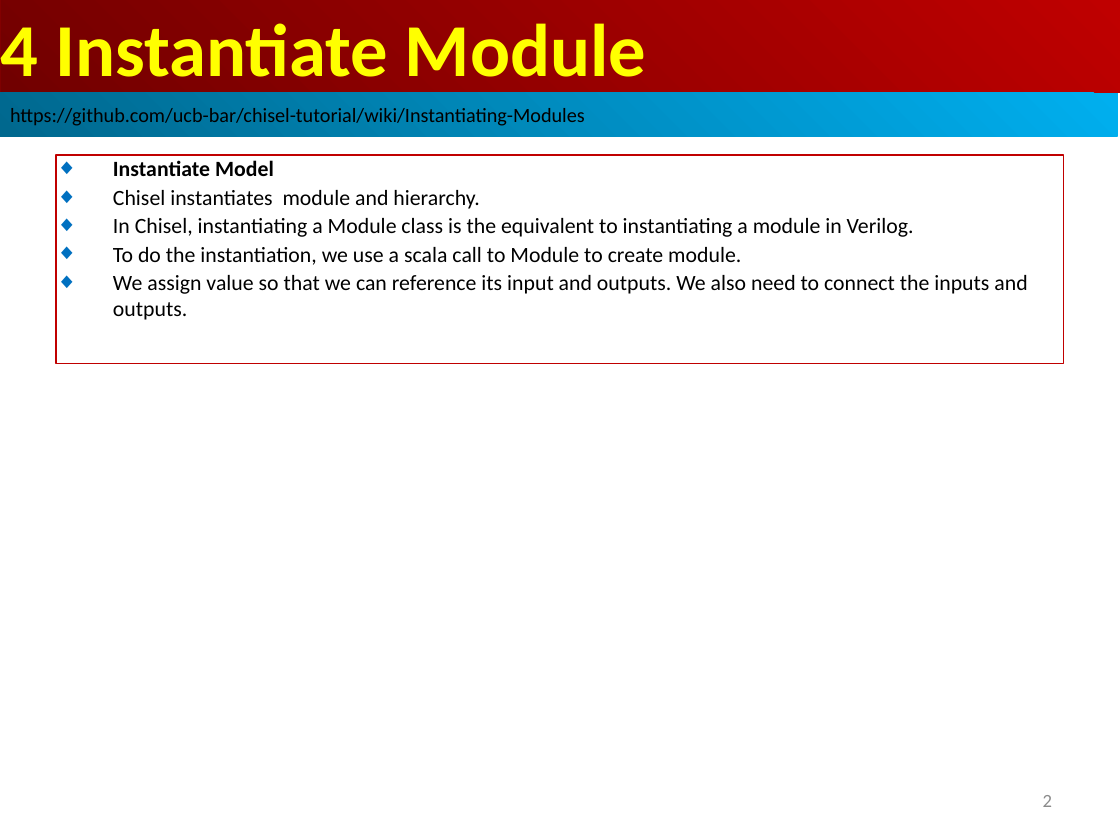
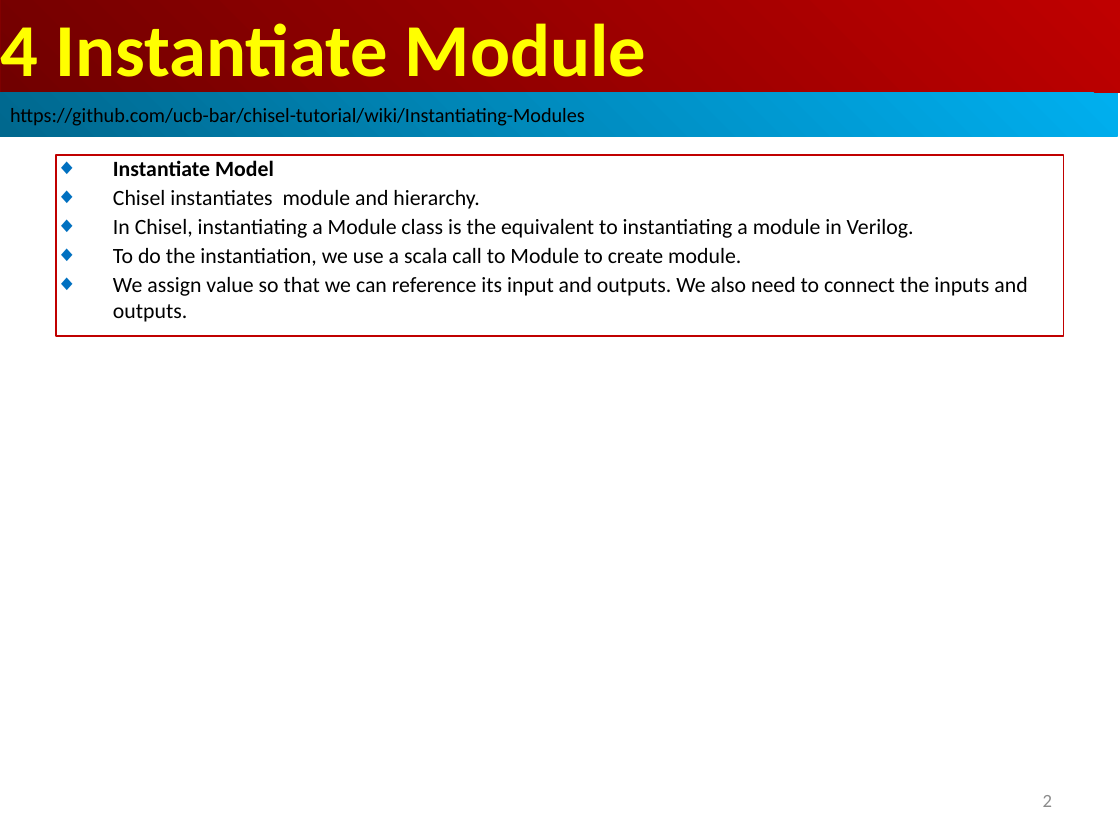
Before and after one commit to peterhchen/AIU_CS800_Chisel, a slide deck: slide 2 of 700_Dev_Guide/004_Module/000_Video/004_Module.ppt. Drawn at 1120x840 pixels with LibreOffice and Linux fonts; fonts in the diff are those of the drawing. Boxes give left, top, right and bottom in pixels: in the first picture for what was removed or moved away, otherwise in the second. Text is boxed around its words. In the diff, an @@ line names an element or a change of style, - is before the commit and + after.

```diff
--- a/700_Dev_Guide/004_Module/000_Video/004_Module.ppt
+++ b/700_Dev_Guide/004_Module/000_Video/004_Module.ppt
@@ rectangle "Instantiate Model": place and size @@
-rectangle "Instantiate Model" at <box>56,155,1064,364</box>
+rectangle "Instantiate Model" at <box>56,155,1064,336</box>
```
Also in this commit, not shown: 1 other slide changed, 1 slide added.
